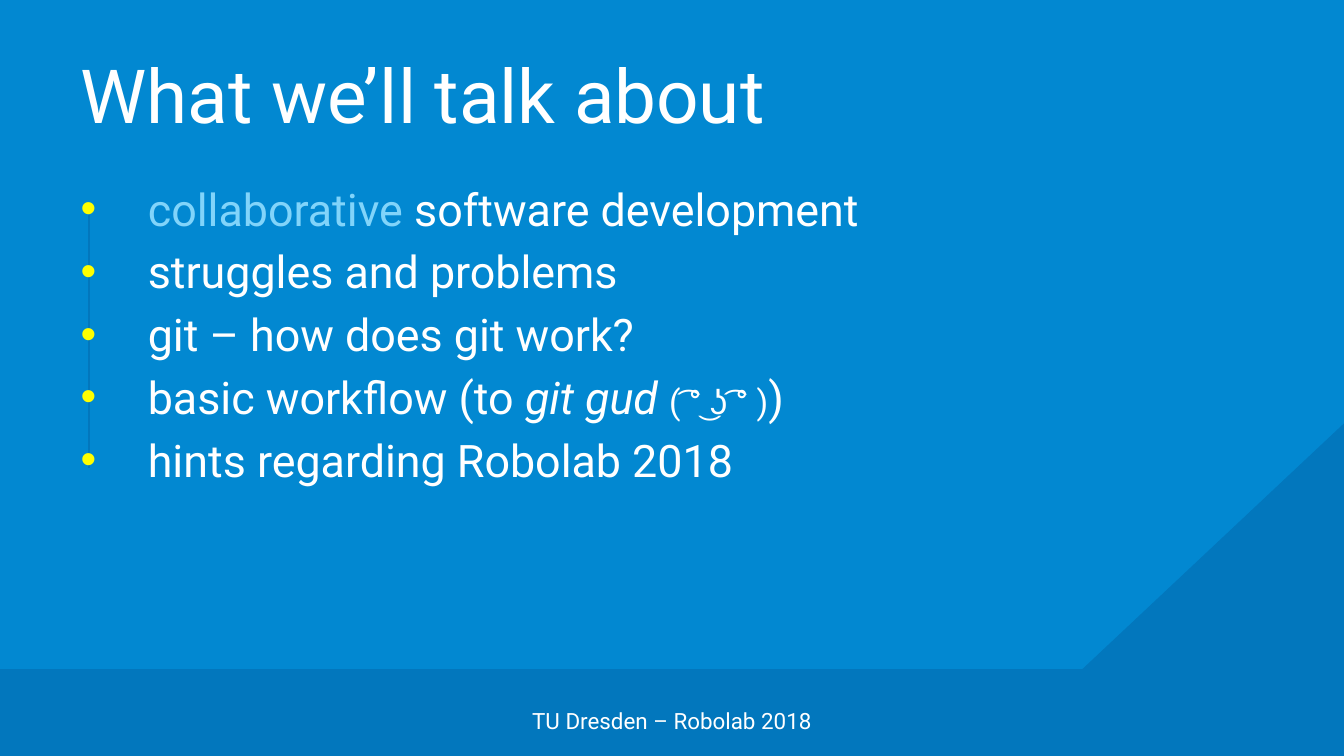
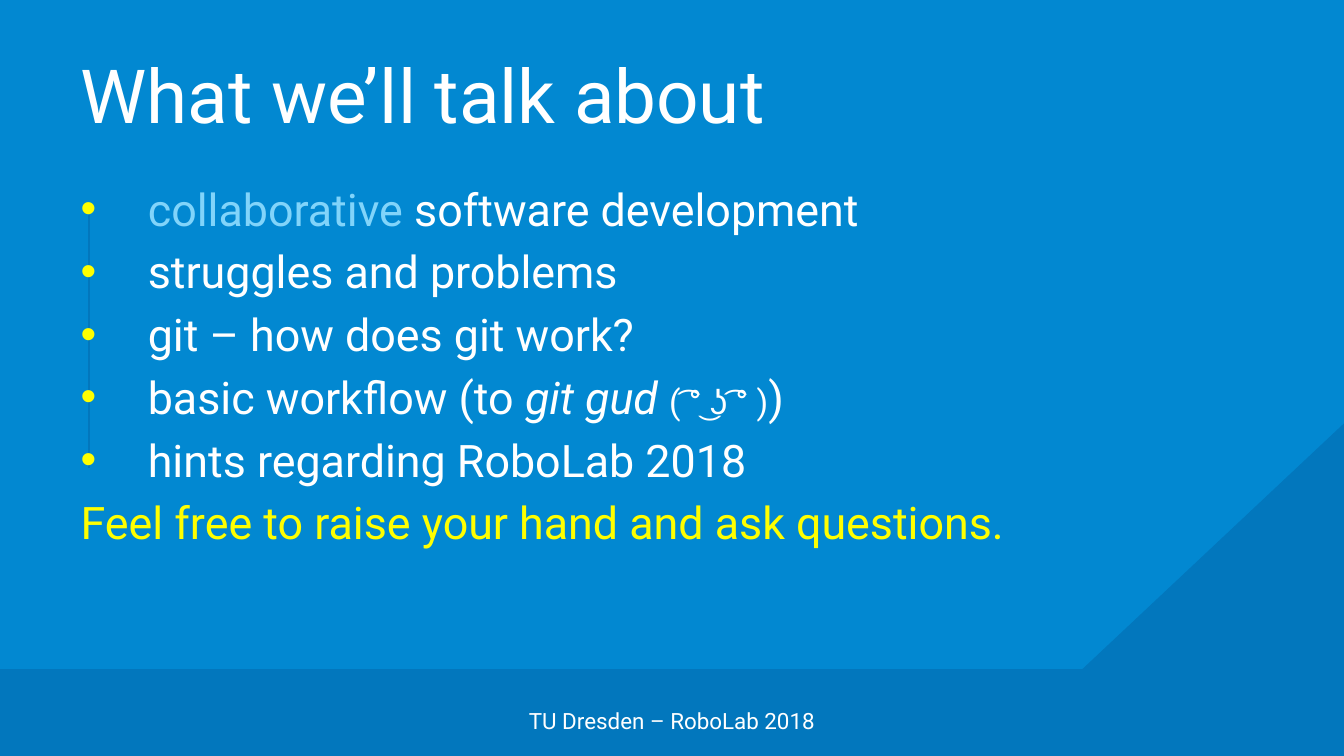
Before and after one commit to edisontrent1337/gitslides, a slide deck: slide 2 of Git.pptx. Drawn at 1344x756 pixels with LibreOffice and Linux fonts; fonts in the diff are those of the drawing; background and template pictures are left out. Boxes give left, top, right and bottom in pixels: in the first picture for what was removed or moved away, otherwise in the second. Text is boxed around its words. In the diff, an @@ line names an element or a change of style, - is before the commit and + after.

```diff
--- a/Git.pptx
+++ b/Git.pptx
@@ text at box(81, 443, 1004, 549): text changed; text colour #FFFFFF to #FFFF00 @@
-• hints regarding Robolab 2018
+• hints regarding RoboLab 2018
+Feel free to raise your hand and ask questions.
@@ text at box(529, 712, 814, 730): text changed @@
-TU Dresden – Robolab 2018
+TU Dresden – RoboLab 2018
```
Also in this commit, not shown: 28 other slides changed, 21 slides added, 1 slide removed.
